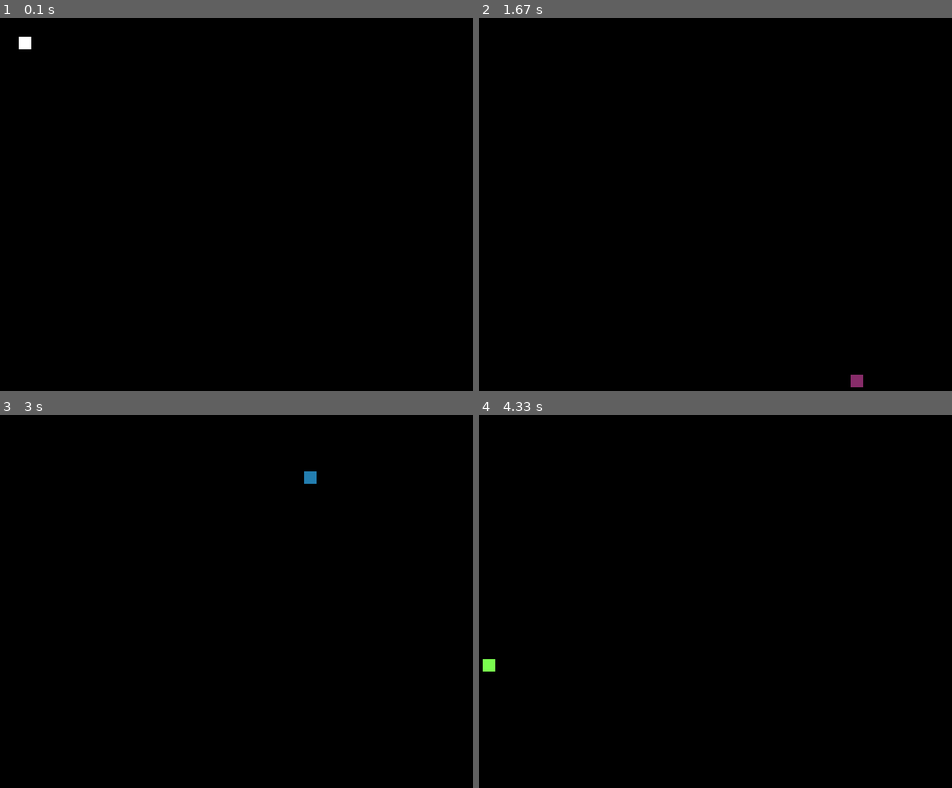
Above: before the commit, frames 1-4 (two rows, left to right).
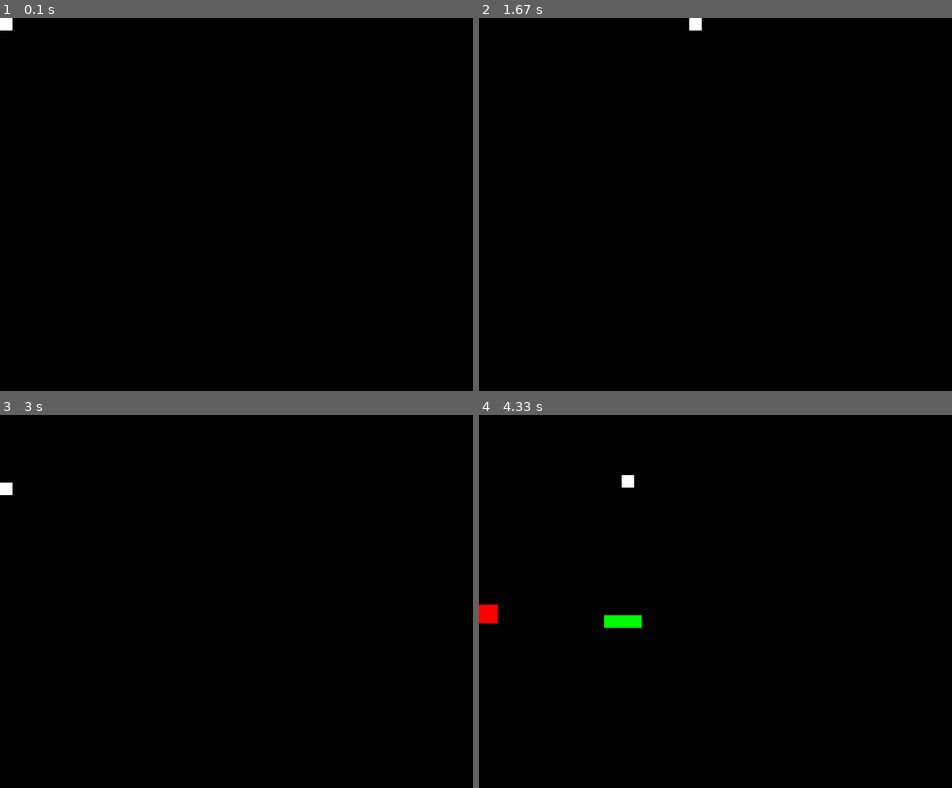
Above: after the commit, the same moments.

Repository: dzebski/dze_pygame
Game: pygame game, started from main.py
The game is run twice, just before and just after one commit, with the same random seed, the same clock (stepped at 60 frames per second) and the same inputs.
Inputs:
- Up to frame 1 (0.1 s): no input
- Up to frame 2 (1.67 s): hold Right 0.33-0.8 s; hold Right 1.17-1.63 s
- Up to frame 3 (3 s): hold Left 1.67-2.2 s; hold Down 2.23-2.53 s; hold Left 2.57-2.97 s
- Up to frame 4 (4.33 s): hold Up 3-3.37 s; hold Right 3.4-4.03 s; hold Down from 4.07 s (still down)

The runs differ from the first frame. In frame 1, 0.2% of the frame differs, in the area x 0-7%, y 0-9%; in frame 2, 0.2%; in frame 3, 0.2%; in frame 4, 0.6%, in the area x 0-35%, y 16-69%.

Commit message:
Update - added enemies, bonuses and controls

Diff:
--- a/main.py
+++ b/main.py
@@ -1,6 +1,6 @@
 import random
 import pygame
-from pygame.constants import QUIT
+from pygame.constants import QUIT, K_DOWN, K_UP, K_LEFT, K_RIGHT
 
 pygame.init()
 
@@ -16,6 +16,8 @@
 # Colors
 COLOR_BLACK = 0, 0, 0
 COLOR_WHITE = 255, 255, 255
+COLOR_RED = 255, 0, 0
+COLOR_GREEN = 0, 255, 0
 
 def change_color():
     player_color = random.sample(range(0, 256), 3)
@@ -29,36 +31,95 @@
 player.fill(player_color)
 
 player_rect = player.get_rect()
-player_speed = [3, 3]
+player_move_down = [0, 3]
+player_move_up = [0, -3]
+player_move_right = [3, 0]
+player_move_left = [-3, 0]
 
-def invert_speed_x():
-    player_speed[0] = -player_speed[0]
+# Enemy
+def create_enemy():
+    ENEMY_SIZE = 30, 30
 
-def invert_speed_y():
-    player_speed[1] = -player_speed[1]
+    enemy = pygame.Surface(ENEMY_SIZE)
+    enemy_color = COLOR_RED
+    enemy.fill(enemy_color)
 
-# On screen frame
+    enemy_rect = pygame.Rect(WIDTH, random.randint(0, HEIGHT), *ENEMY_SIZE)
+    enemy_move = [random.randint(-6, -1), 0]
+
+    return [enemy, enemy_rect, enemy_move]
+
+# Bonus
+def create_bonus():
+    BONUS_SIZE = 60, 20
+
+    bonus = pygame.Surface(BONUS_SIZE)
+    bonus_color = COLOR_GREEN
+    bonus.fill(bonus_color)
+
+    bonus_rect = pygame.Rect(random.randint(0, WIDTH), 0, *BONUS_SIZE)
+    bonus_move = [0, random.randint(1, 3)]
+
+    return [bonus, bonus_rect, bonus_move]
+
+CREATE_ENEMY = pygame.USEREVENT + 1
+CREATE_BONUS = pygame.USEREVENT + 1
+
+pygame.time.set_timer(CREATE_ENEMY, 1000)
+pygame.time.set_timer(CREATE_BONUS, 3000)
+
+enemies = []
+bonuses = []
+
 playing = True
 
 while playing:
     FPS.tick(120)
+
     for event in pygame.event.get():
         if event.type == QUIT:
             playing = False
 
-    # Screen backgroud draw
+        if event.type == CREATE_ENEMY:
+            enemies.append(create_enemy())
+
+        if event.type == CREATE_BONUS:
+            enemies.append(create_bonus())
+
     main_display.fill(COLOR_BLACK)
+    keys = pygame.key.get_pressed()
+
+    # Player
+    if keys[K_DOWN] and player_rect.bottom < HEIGHT:
+        player_rect = player_rect.move(player_move_down)
+
+    if keys[K_RIGHT] and player_rect.right < WIDTH:
+        player_rect = player_rect.move(player_move_right)
+
+    if keys[K_UP] and player_rect.top > 0:
+        player_rect = player_rect.move(player_move_up)
+
+    if keys[K_LEFT] and player_rect.left > 0:
+        player_rect = player_rect.move(player_move_left)
+
     main_display.blit(player, player_rect)
 
-    # Player draw
-    player_rect = player_rect.move(player_speed)
+    # Enemy
+    for enemy in enemies:
+        enemy[1] = enemy[1].move(enemy[2])
+        main_display.blit(enemy[0], enemy[1])
 
-    if player_rect.right >= WIDTH or player_rect.left <= 0:
-        invert_speed_x()
-        change_color()
-
-    if player_rect.bottom >= HEIGHT or player_rect.top <= 0:
-        invert_speed_y()
-        change_color()
+    # Bonus
+    for bonus in bonuses:
+        bonus[1] = bonus[1].move(bonus[2])
+        main_display.blit(bonus[0], bonus[1])
 
     pygame.display.flip()
+
+    for enemy in enemies:
+        if enemy[1].left < 0:
+            enemies.pop(enemies.index(enemy))
+
+    for bonus in bonuses:
+        if bonus[1].left < 0:
+            bonus.pop(bonus.index(enemy))
